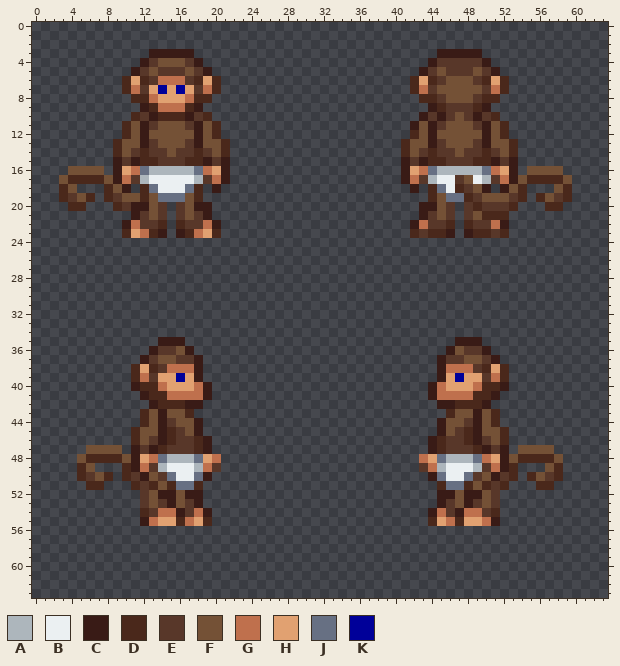
File history of a pixel-art sprite, Resources/Textures/Mobs/Animals/monkey.rsi/monkey.png. The first picture shows the starting point.
The file is 64x64 pixels.
Palette (. is transparent): A #adb6bc  B #ebf0f2  C #391b16  D #4a281b  E #583729  F #745136  G #bf704d  H #e1a171  J #677083  K #000099
Pixels before (only the part around the change), first column x 8:
44 ....DFCEFFC..........................CFFECFD............
45 ...DFFCDEFC..........................CFEDCFFD...........
46 ...DFECDEEDC........................CDEEDCEFD...........
47 FF.CECDEEEDC........................CDEEEDCEC.FFFF......
48 DDFCHGJAAAJHG......................GHJAAAJGHCFDDDDF.....
49 ..DCGEABBBAGE......................EGABBBAEGCD...FD.....
50 D.DECFEJBBJC........................CJBBJEFCED.DFED.....
51 ...DEDFDJJD..........................DJJDFDED...DD......
52 ....EFCCFCC..........................CCFCCFE............
53 ....EFECFEC..........................CEFCEFE............
54 ....DEGGCEGC........................CGECGGED............
55 ....CGHHDGHD........................DHGDHHGC............
56 ........................................................
57 ........................................................
58 ........................................................
59 ........................................................
60 ........................................................
After:
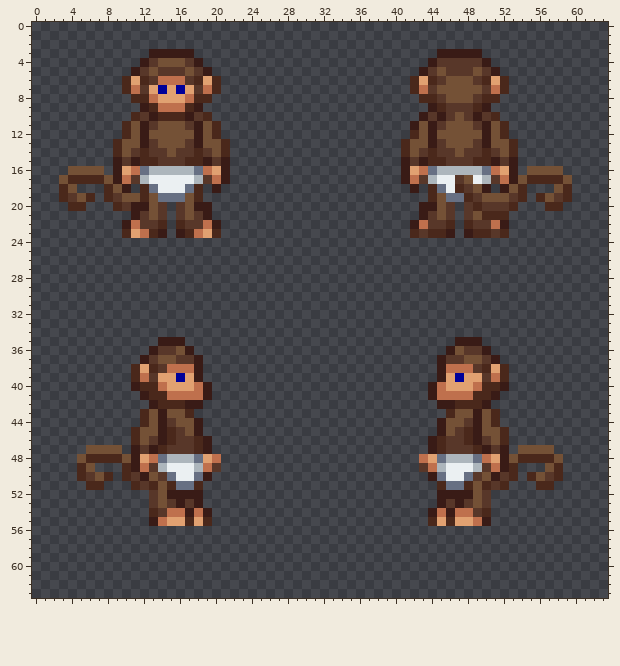
Edits made:
The edit turns colour E into colour C in row 54 at x 17 and 46.
The edit turns colour F into colour C in rows 52 to 53 at x 16 and 47.
The edit turns colour G into colour C in row 55 at x 13 and 50.
The edit turns colour E into colour D in row 54 at x 13 and 50.
The edit turns colour G into colour D in row 55 at x 17 and 46.
The edit turns colour C into colour E in row 53 at x 15 and 48.
The edit turns colour F into colour E in rows 52 to 53 at x 13 and 50.
The edit turns colour G into colour E in row 54 at x 14 and 49.
The edit turns colour C into colour F in row 52 at x 14 and 49.
The edit turns colour E into colour F in row 53 at x 14 and 49.
The edit turns colour C into colour G in row 54 at x 16 and 47.
The edit turns colour H into colour G in row 55 at x 14 and 49.
The edit turns colour D into colour H in row 55 at x 16 and 47.
Colour C is removed in row 55 at x 12 and 51.
Colour D is removed in row 54 at x 12 and 51.
Colour E is removed in rows 52 to 53 at x 12 and 51.
